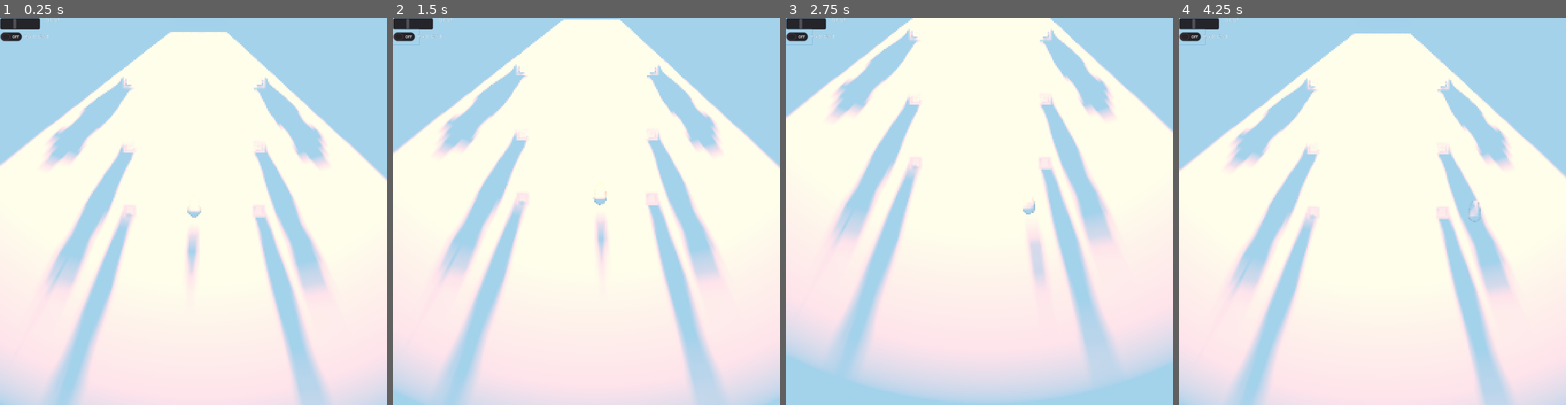
Above: before the commit, frames 1-4 (left to right).
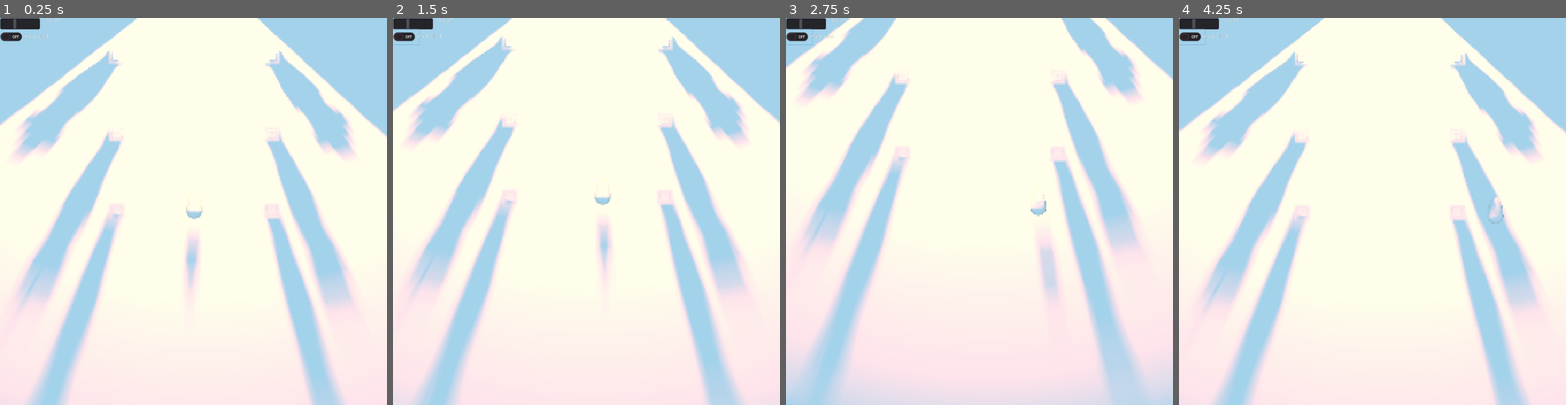
Above: after the commit, the same moments.

Repository: EpEpDragon/Project-Almond
Game: Godot game, scene res://Scenes/Spatial.tscn
Two runs of this game, one before a commit and one after it. Both use one fixed random seed, a clock stepped at 60 frames per second and the inputs below.
Inputs:
- Up to frame 1 (0.25 s): no input
- Up to frame 2 (1.5 s): click "Pixel Grid" at 0.5 s; tap Enter at 1.25 s; hold D (right) from 1.28 s (still down); hold Keypad 2 (camBackward) from 1.28 s (still down)
- Up to frame 3 (2.75 s): release D (right) at 2.03 s; release Keypad 2 (camBackward) at 2.03 s; hold S (backward) from 2.03 s (still down); tap Keypad 5 (camDown) at 2.1 s
- Up to frame 4 (4.25 s): release S (backward) at 2.78 s; hold D (right) 2.78-3.53 s; hold Keypad 8 (camForward) 2.78-3.53 s; hold W (forward) from 3.53 s (still down); tap Keypad 4 (camLeft) at 3.6 s

The runs differ from the first frame. In frame 1, 29% of the frame differs, in the area x 0-100%, y 0-100%; in frame 2, 29%; in frame 3, 37%; in frame 4, 28%.

Commit message:
Comments

Diff:
--- a/Pixelatorifier/Pixel_Grid.shader
+++ b/Pixelatorifier/Pixel_Grid.shader
@@ -1,27 +1,32 @@
 shader_type canvas_item;
 
 uniform bool grid = false;
-uniform vec2 pos;
-uniform float aspect_ratio; // X base
-uniform float pixel_clamp = 0.7;
+uniform vec2 pos; //Camera position divided by ortho camera size
+uniform float aspect_ratio; // X base, used to adgust pixel grid for aspect ratio
+uniform float pixel_clamp = 0.7; //Pixel grid step
 
 void fragment()
 {
-	float x = pixel_clamp / aspect_ratio;
+	float x = pixel_clamp / aspect_ratio; //Adjust pixel grid for aspect ratio
 	float y = pixel_clamp;
 
+	//Calculate camera offset from pixel grid
 	vec2 offset = mod(vec2(pos.x/aspect_ratio, pos.y), vec2(x,y));
 	vec2 uv = SCREEN_UV;
 
+	//Snap UV to grid intersects, has pixelation effect
+	uv -= mod(uv,vec2(x,y));
+
+	//Used to draw pixel grid in last if statment, must be before offset sum.
 	vec2 muv = mod(uv, vec2(x, y));
 
-	uv -= mod(uv,vec2(x,y));
-	//-mod(uv,vec2(x,y))
-
+	//Offset UV, has effect of snapping camera to pixel grid
 	uv.y += offset.y;
 	uv.x -= offset.x;
 	COLOR.rgb = textureLod(SCREEN_TEXTURE,uv,0).rgb;
+
+	//Draw pixel grid
 	if (grid)
-		if (muv.x <= 0.001 || muv.y <= 0.001)
-			COLOR.rgb = vec3(1,1,1);
+		if (muv.x <= 0.00075 || muv.y <= 0.00075) //Values as small as possible, if too small some grid lines will be lost
+			COLOR.rgb = vec3(0.5,0.5,0.5);
 }
--- a/Scenes/Spatial.tscn
+++ b/Scenes/Spatial.tscn
@@ -40,7 +40,7 @@
 transform = Transform( 1, 0, 0, 0, -4.37114e-008, 1, 0, -1, -4.37114e-008, 0, 50, 0 )
 projection = 1
 current = true
-size = 60.0
+size = 50.0
 far = 947.1
 script = ExtResource( 1 )
 
